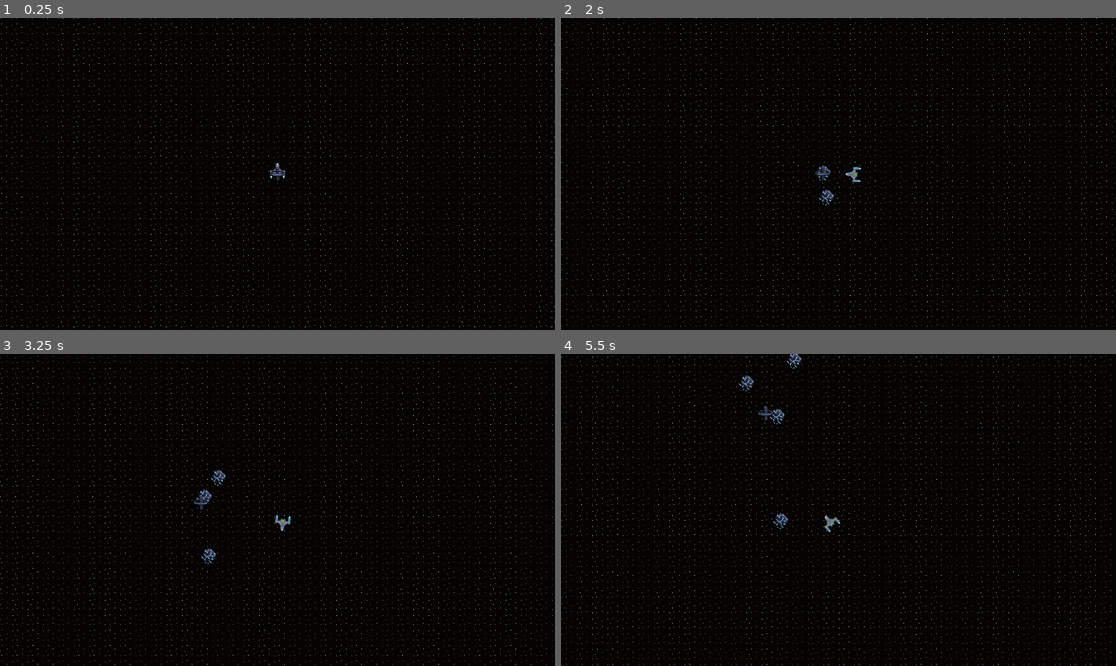
Above: before the commit, frames 1-4 (two rows, left to right).
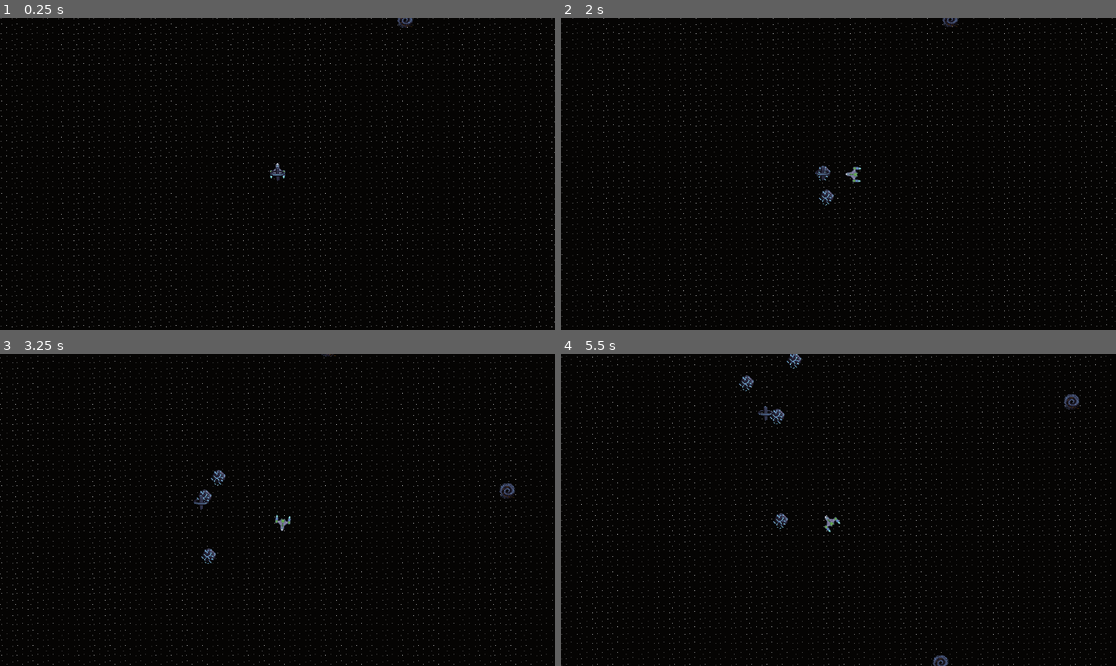
Above: after the commit, the same moments.

Repository: JoshPattman/microjam-034
Game: Godot game, scene res://scenes/game.tscn
The game is run twice, just before and just after one commit, with the same random seed, the same clock (stepped at 60 frames per second) and the same inputs.
Inputs:
- Up to frame 1 (0.25 s): no input
- Up to frame 2 (2 s): tap Enter at 0.5 s; hold D (player_right) 0.53-1.28 s; tap Shift (player_boost) at 0.6 s; tap Space at 1.25 s; hold S (player_back) from 1.28 s (still down); tap Ctrl (player_break) at 1.35 s
- Up to frame 3 (3.25 s): release S (player_back) at 2.03 s; hold D (player_right) 2.03-2.78 s; tap Shift (player_boost) at 2.1 s; hold W (player_forward) from 2.78 s (still down); tap Ctrl (player_break) at 2.85 s
- Up to frame 4 (5.5 s): release W (player_forward) at 3.53 s; hold A (player_left) 3.53-5.03 s; tap Shift (player_boost) at 3.6, 5.1 s; tap Ctrl (player_break) at 4.35 s; hold S (player_back) from 5.03 s (still down)

The runs differ from the first frame. In frame 1, less than 0.1% of the frame differs, in the area x 71-75%, y 0-4%; in frame 2, less than 0.1%; in frame 3, 0.1%; in frame 4, 0.2%, in the area x 66-94%, y 12-100%.

Commit message:
blackholes

Diff:
--- /dev/null
+++ b/godot/game_objects/blackhole.tscn
@@ -0,0 +1,12 @@
+[gd_scene load_steps=3 format=3 uid="uid://dfoodxxm4cg58"]
+
+[ext_resource type="Script" uid="uid://vjj0eerp052v" path="res://scripts/time_dialater.gd" id="1_nhp80"]
+[ext_resource type="Texture2D" uid="uid://b15ewfavom2mn" path="res://sprites/blackhole001.png" id="2_2fgl8"]
+
+[node name="Blackhole" type="Node2D"]
+script = ExtResource("1_nhp80")
+metadata/_custom_type_script = "uid://vjj0eerp052v"
+
+[node name="Sprite2D" type="Sprite2D" parent="."]
+texture_filter = 1
+texture = ExtResource("2_2fgl8")
--- a/godot/scenes/game.tscn
+++ b/godot/scenes/game.tscn
@@ -1,10 +1,11 @@
-[gd_scene load_steps=6 format=3 uid="uid://8w4qxf6yifmj"]
+[gd_scene load_steps=7 format=3 uid="uid://8w4qxf6yifmj"]
 
 [ext_resource type="Script" uid="uid://bhfdk1ufae0dw" path="res://scripts/game.gd" id="1_iywne"]
 [ext_resource type="Texture2D" uid="uid://db7at2foucunm" path="res://sprites/background001.png" id="1_lnu2h"]
 [ext_resource type="PackedScene" uid="uid://rm50arymrac8" path="res://game_objects/station.tscn" id="2_lbhrr"]
 [ext_resource type="PackedScene" uid="uid://c8jr51j6ge7n0" path="res://game_objects/player.tscn" id="3_lnu2h"]
 [ext_resource type="PackedScene" path="res://game_objects/player_camera.tscn" id="4_lbhrr"]
+[ext_resource type="PackedScene" uid="uid://dfoodxxm4cg58" path="res://game_objects/blackhole.tscn" id="6_p57ef"]
 
 [node name="Game" type="Node2D"]
 script = ExtResource("1_iywne")
@@ -26,3 +27,23 @@
 [node name="Player" parent="." instance=ExtResource("3_lnu2h")]
 
 [node name="PlayerCamera" parent="." instance=ExtResource("4_lbhrr")]
+
+[node name="Node" type="Node" parent="."]
+
+[node name="Blackhole" parent="Node" instance=ExtResource("6_p57ef")]
+position = Vector2(636, -25)
+
+[node name="Blackhole2" parent="Node" instance=ExtResource("6_p57ef")]
+position = Vector2(364, 517)
+
+[node name="Blackhole3" parent="Node" instance=ExtResource("6_p57ef")]
+position = Vector2(-492, 412)
+
+[node name="Blackhole4" parent="Node" instance=ExtResource("6_p57ef")]
+position = Vector2(-712, -56)
+
+[node name="Blackhole5" parent="Node" instance=ExtResource("6_p57ef")]
+position = Vector2(-340, -594)
+
+[node name="Blackhole6" parent="Node" instance=ExtResource("6_p57ef")]
+position = Vector2(265, -320)
--- a/godot/scripts/time_dialater.gd
+++ b/godot/scripts/time_dialater.gd
@@ -1,6 +1,5 @@
-extends Node2D
+class_name TimeDialater extends Node2D
 
-class_name TimeDialater
 
 @export var multiplier = 0.5
 @export var range = 100
Not shown: 1 places in godot/scenes/gravity_test.tscn that only renumber resources
Binary file added: godot/sprites/blackhole001.png
Not shown, added: godot/sprites/blackhole001.png.import
Not shown, added: art/blackhole001.aseprite
Not shown, removed: art/resource-asteroid001.png
